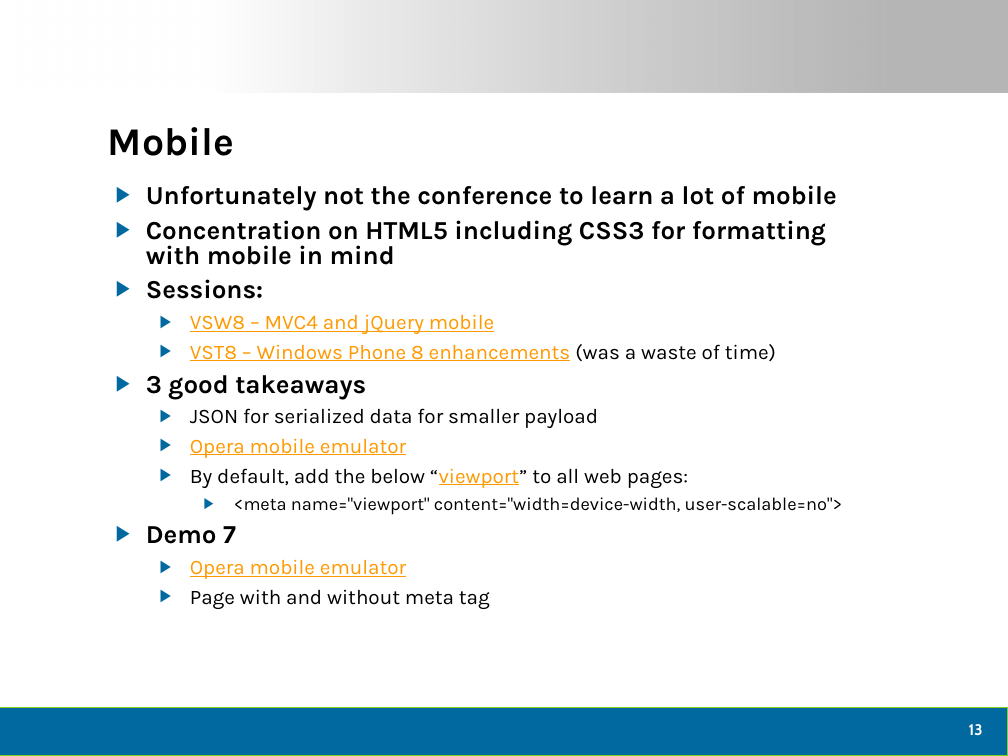
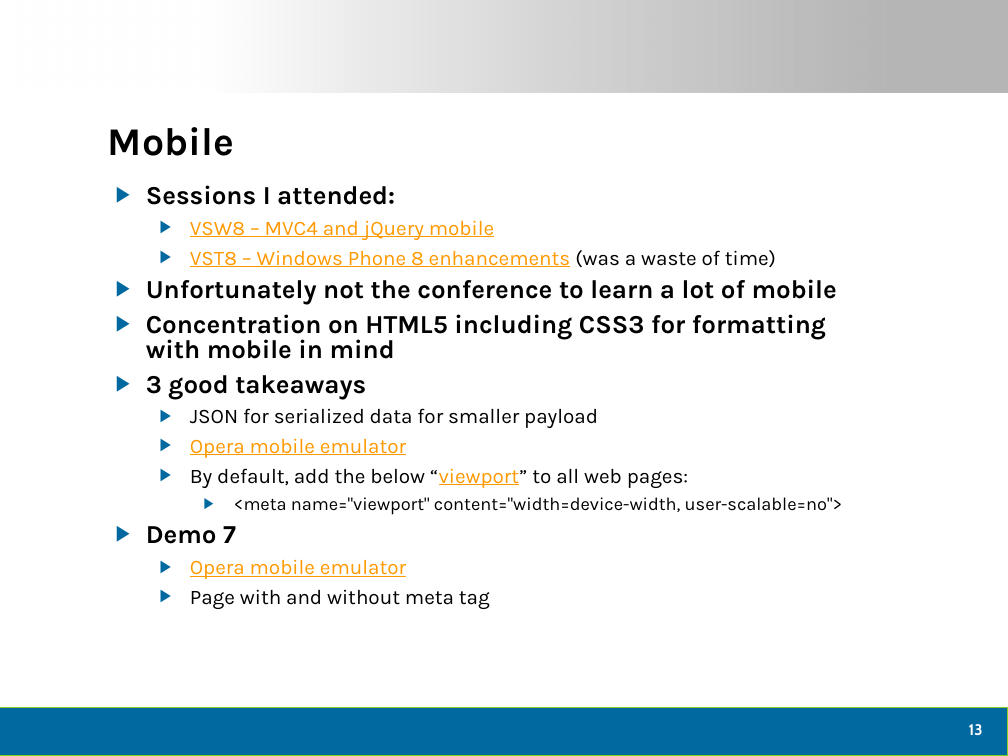
Before and after one commit to dtomyn/HTML5Demo1, a slide deck: slide 14 of Docs/2012 - Live360 Event Review (NEWER).pptx. Drawn at 1008x756 pixels with LibreOffice and Linux fonts; fonts in the diff are those of the drawing; background and template pictures are left out. Boxes give left, top, right and bottom in pixels: in the first picture for what was removed or moved away, otherwise in the second. Text is boxed around its words. In the diff, an @@ line names an element or a change of style, - is before the commit and + after.

```diff
--- a/Docs/2012 - Live360 Event Review (NEWER).pptx
+++ b/Docs/2012 - Live360 Event Review (NEWER).pptx
@@ text at (x1=146, y1=185, x2=776, y2=267): paragraphs added @@
+▶ Sessions I attended:
+  ▶ VSW8 – MVC4 and jQuery mobile
+  ▶ VST8 – Windows Phone 8 enhancements (was a waste of time)
@@ text at (x1=146, y1=279, x2=776, y2=361): paragraphs removed @@
-▶ Sessions:
-  ▶ VSW8 – MVC4 and jQuery mobile
-  ▶ VST8 – Windows Phone 8 enhancements (was a waste of time)
```
Also in this commit, not shown: 12 other slides changed, 2 slides added, 3 other files.
